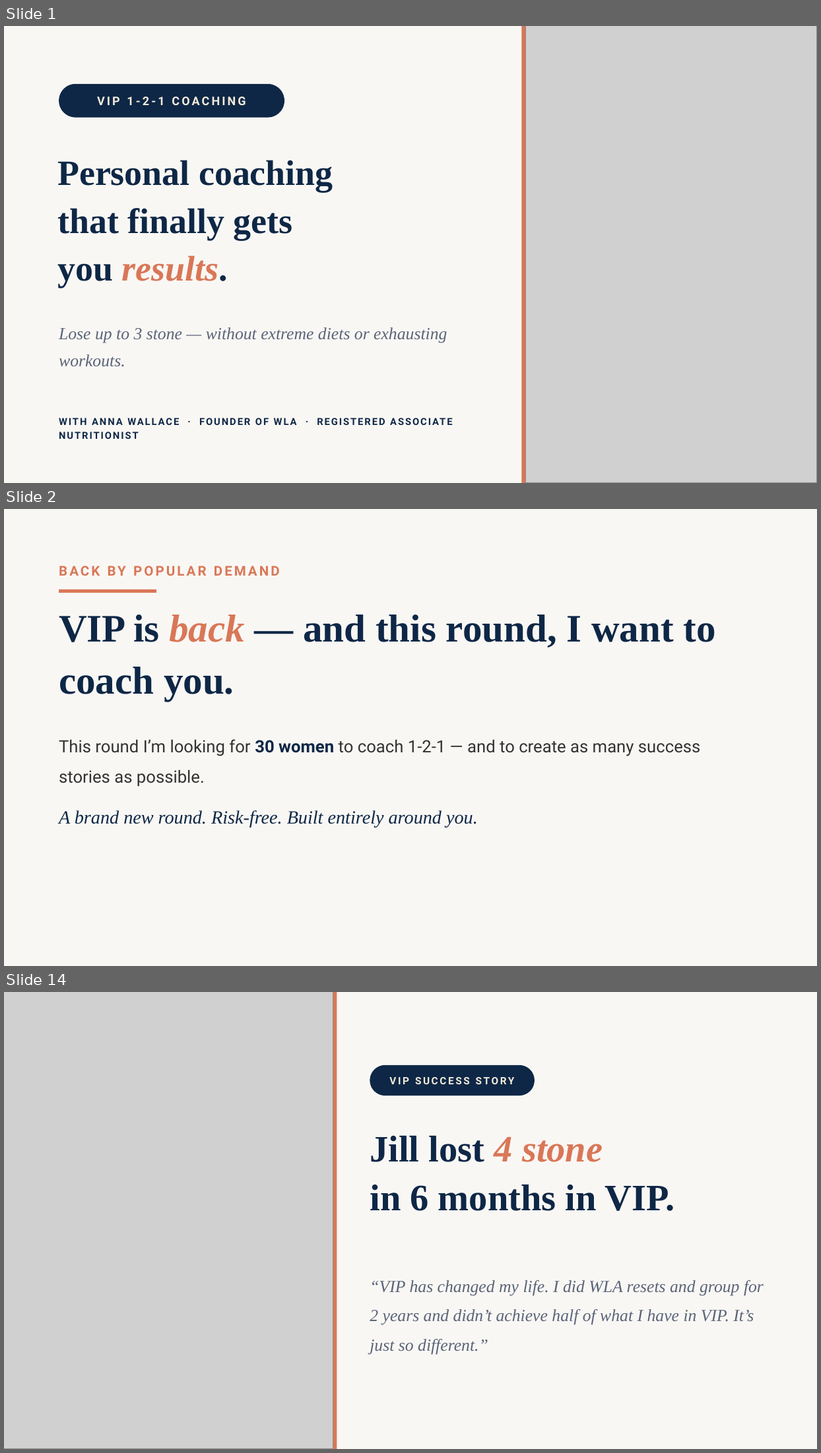
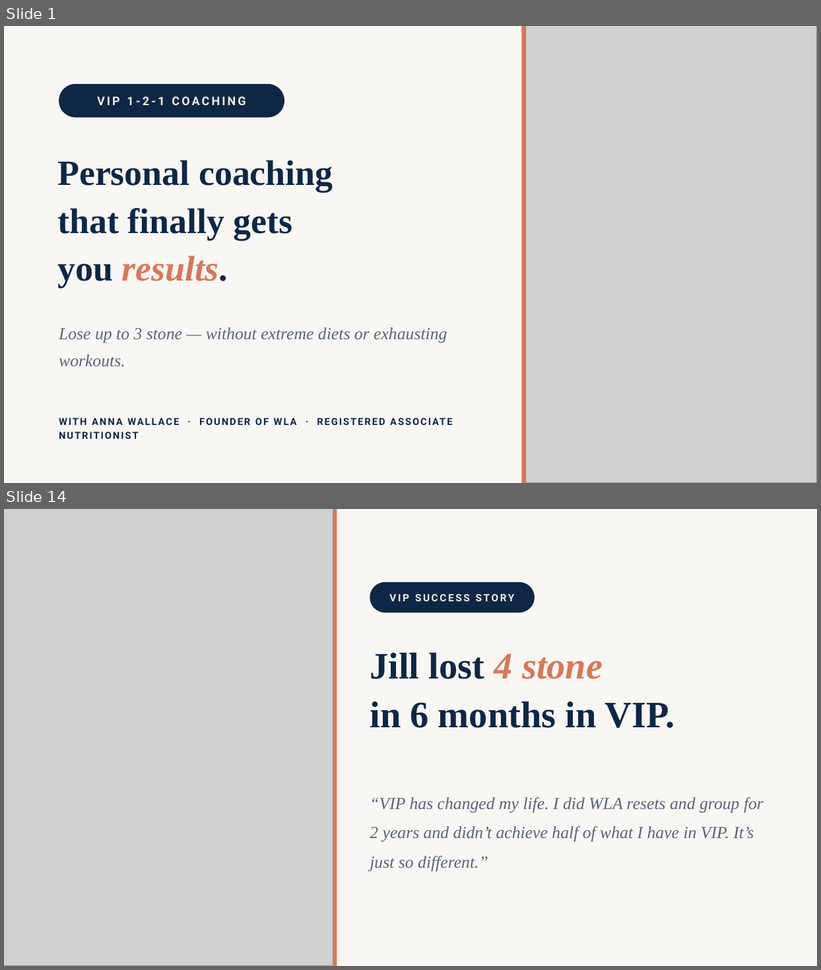
Before and after one commit to WeAreWLA/21-day-reset, a slide deck: wla-vip-121-deck.pptx. Shown one above the other, each under a label of ours: slides 1, 2 and 14 before the commit, slides 1 and 14 after it; the slides between them are not shown. The pictures are 821x1453 and 821x970 pixels, drawn with LibreOffice and Linux fonts; fonts in the diff are those of the drawing; grey boxes stand for pictures. Boxes give left, top, right and bottom in pixels: in the first picture for what was removed or moved away, otherwise in the second. Text is boxed around its words. In the diff, an @@ line names an element or a change of style, - is before the commit and + after.

Commit message:
VIP deck: new hook + larger eyebrows/labels + standout pricing line
- Replace stale 'VIP is back' hook with evergreen 'limited 1-2-1 spots' angle
  (opening + callout slides reworked)
- Bump all eyebrow/section labels and callout pills to 18pt
- Make the pricing payment/availability line 24pt navy so it stands out

```diff
--- a/wla-vip-121-deck.pptx
+++ b/wla-vip-121-deck.pptx
@@ slide 2 removed at (4, 509, 817, 966), background #FFFFFF @@
@@ rectangle removed at (4, 509, 817, 966) @@
@@ text removed at (59, 566, 280, 576) @@
-BACK BY POPULAR DEMAND
@@ rectangle removed at (59, 590, 156, 593) @@
@@ text removed at (59, 615, 716, 701) @@
-VIP is back — and this round, I want to coach you.
@@ text removed at (59, 739, 700, 827) @@
-This round I’m looking for 30 women to coach 1-2-1 — and to create as many success stories as possible.
-A brand new round. Risk-free. Built entirely around you.
```
Also in this commit, not shown: 18 slides changed, 2 slides added, 1 other slide removed, 1 other file.
